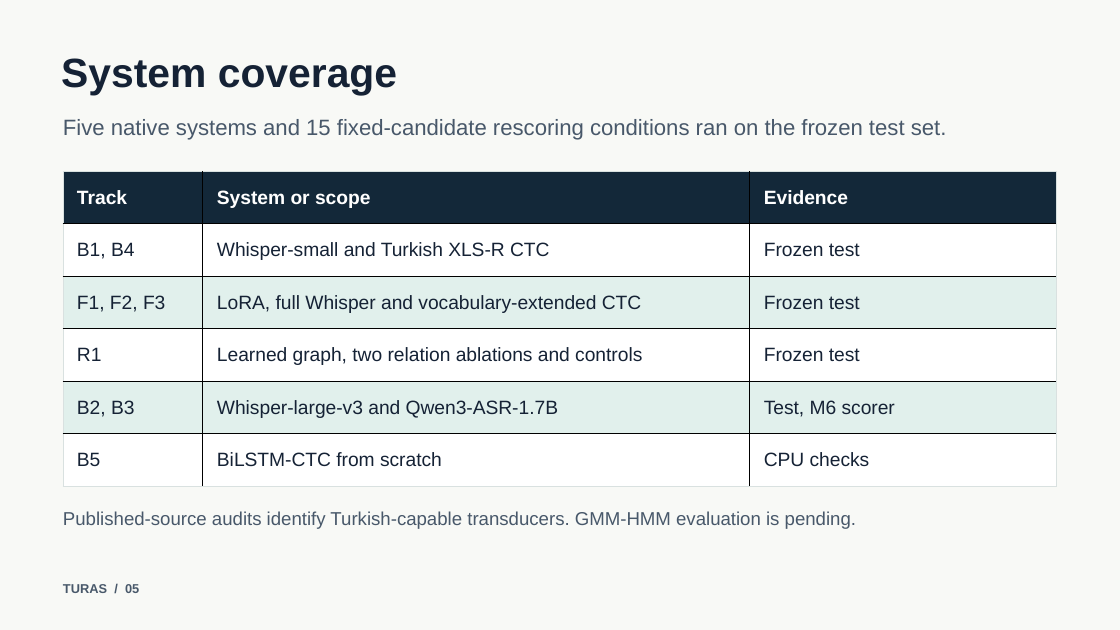
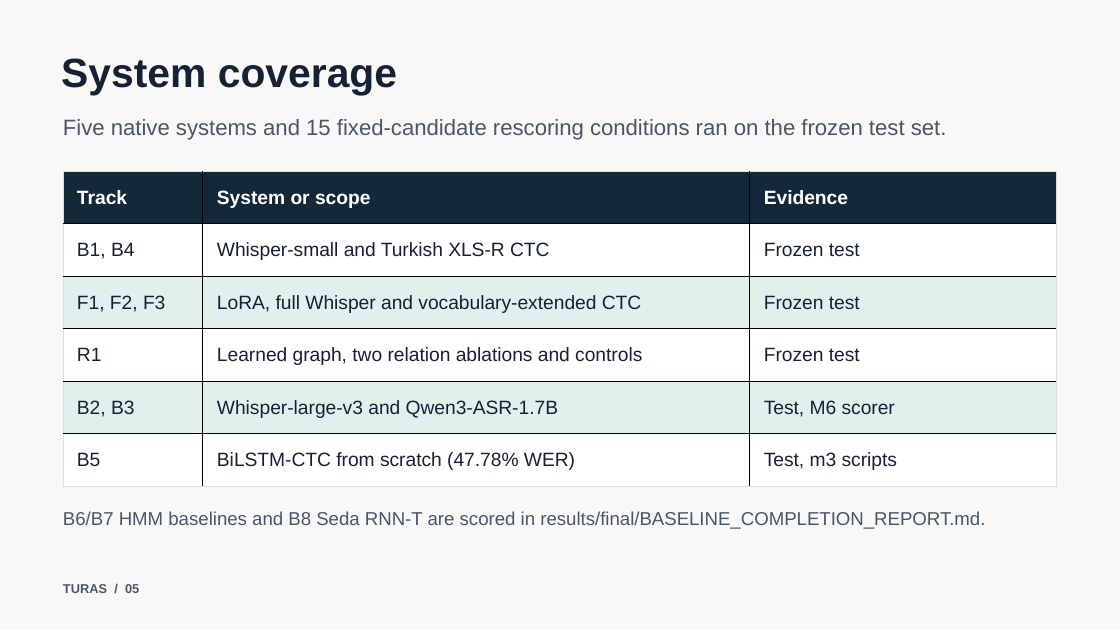
Before and after one commit to Rxd3/TURAS, a slide deck: slide 5 of presentation/TURAS.pptx. Drawn at 1120x630 pixels with LibreOffice and Linux fonts; fonts in the diff are those of the drawing. Boxes give left, top, right and bottom in pixels: in the first picture for what was removed or moved away, otherwise in the second. Text is boxed around its words. In the diff, an @@ line names an element or a change of style, - is before the commit and + after.

```diff
--- a/presentation/TURAS.pptx
+++ b/presentation/TURAS.pptx
@@ table at bbox=[63, 171, 1057, 486] @@
-row 6, column 2: BiLSTM-CTC from scratch
+row 6, column 2: BiLSTM-CTC from scratch (47.78% WER)
-row 6, column 3: CPU checks
+row 6, column 3: Test, m3 scripts
@@ text at bbox=[63, 511, 985, 529]: text changed @@
-Published-source audits identify Turkish-capable transducers. GMM-HMM evaluation is pending.
+B6/B7 HMM baselines and B8 Seda RNN-T are scored in results/final/BASELINE_COMPLETION_REPORT.md.
```
Also in this commit, not shown: 1 other file.
